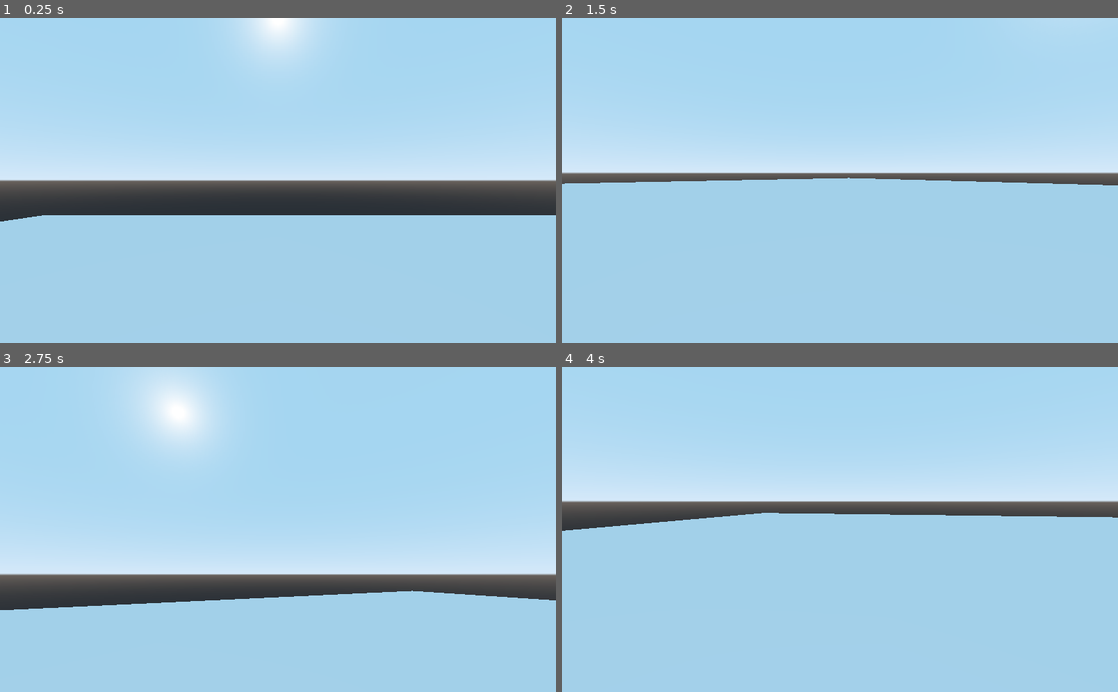
Above: before the commit, frames 1-4 (two rows, left to right).
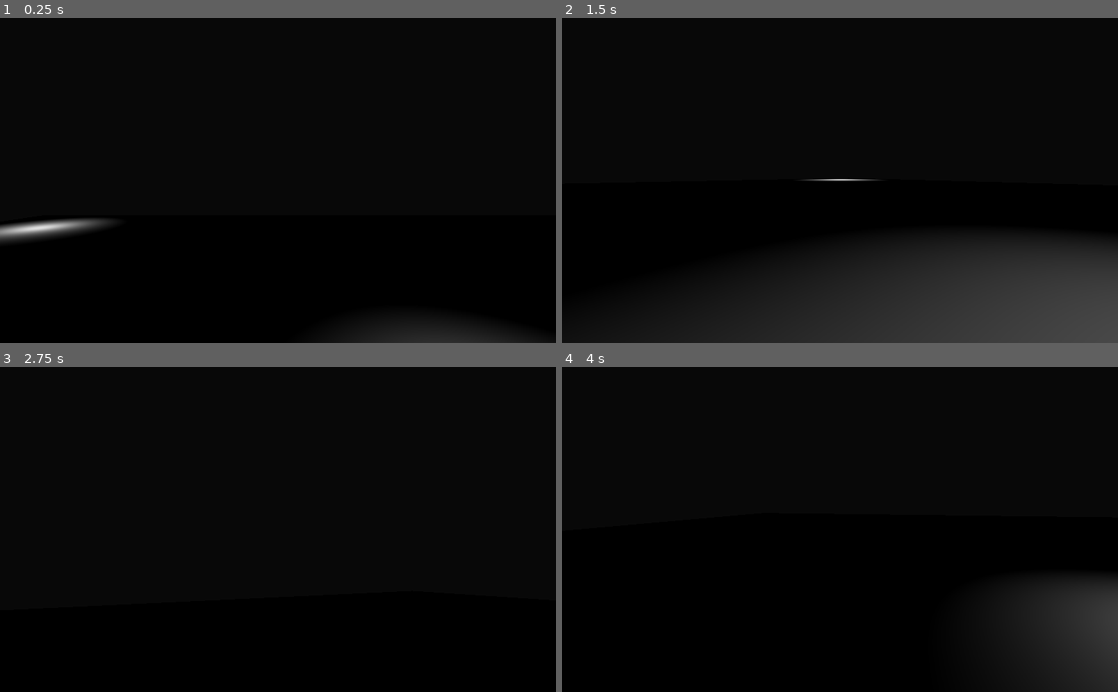
Above: after the commit, the same moments.

Repository: justicenode/jubilant-succotash
Game: Godot game, scene res://scenes/First_Level.tscn
The game is run twice, just before and just after one commit, with the same random seed, the same clock (stepped at 60 frames per second) and the same inputs.
Inputs (mouse positions are in pixels of both pictures, inside the frame that each line leads up to):
- Up to frame 1 (0.25 s): no input
- Up to frame 2 (1.5 s): move the mouse to (867, 180) at 0.52 s; hold W (player_forwards) from 0.53 s (still down); tap Shift (player_sprint) at 0.6, 1.35 s; tap Space (player_jump) at 0.77 s; move the mouse to (812, 180) at 1.27 s
- Up to frame 3 (2.75 s): keep holding W (player_forwards); tap Space (player_jump) at 1.52 s; move the mouse to (289, 523) at 2.02 s; tap Shift (player_sprint) at 2.1 s
- Up to frame 4 (4 s): keep holding W (player_forwards); move the mouse to (834, 536) at 2.77 s; tap Shift (player_sprint) at 2.85, 3.6 s; tap Space (player_jump) at 3.02, 3.77 s; tap Enter at 3.5 s; move the mouse to (878, 532) at 3.52 s

The runs differ from the first frame. In frame 1, 100% of the frame differs, in the area x 0-100%, y 0-100%; in frame 2, 100%; in frame 3, 100%; in frame 4, 100%.

Commit message:
expanded first level

Diff:
--- a/assets/player/Player.gd
+++ b/assets/player/Player.gd
@@ -78,10 +78,10 @@
 	InputMap.action_add_event("player_jump", ev)
 
 	# Ui Cancel
-	ev = InputEventKey.new()
-	ev.scancode = KEY_ESCAPE
-	InputMap.add_action("ui_cancel")
-	InputMap.action_add_event("ui_cancel", ev)
+	#ev = InputEventKey.new()
+	#ev.scancode = KEY_ESCAPE
+	#InputMap.add_action("ui_cancel")
+	#InputMap.action_add_event("ui_cancel", ev)
 	pass # Replace with function body.
 
 func handle_orientation(event : InputEventMouseMotion):
--- a/default_env.tres
+++ b/default_env.tres
@@ -3,5 +3,11 @@
 [sub_resource type="ProceduralSky" id=1]
 
 [resource]
-background_mode = 2
+background_mode = 1
 background_sky = SubResource( 1 )
+background_color = Color( 0.0313726, 0.0313726, 0.0313726, 1 )
+fog_enabled = true
+fog_color = Color( 0.501961, 0.6, 0.701961, 1 )
+fog_sun_color = Color( 1, 0.901961, 0.701961, 1 )
+fog_depth_enabled = false
+fog_depth_begin = 454.5
--- a/scenes/First_Level.tscn
+++ b/scenes/First_Level.tscn
@@ -1,6 +1,7 @@
-[gd_scene load_steps=10 format=2]
+[gd_scene load_steps=13 format=2]
 
 [ext_resource path="res://assets/models/Knife1.fbx" type="PackedScene" id=1]
+[ext_resource path="res://assets/models/Table.dae" type="PackedScene" id=2]
 [ext_resource path="res://assets/player/Player.tscn" type="PackedScene" id=3]
 
 [sub_resource type="PhysicsMaterial" id=2]
@@ -18,6 +19,11 @@
 
 [sub_resource type="BoxShape" id=7]
 extents = Vector3( 0.249589, 0.105472, 0.931404 )
+
+[sub_resource type="PhysicsMaterial" id=9]
+
+[sub_resource type="BoxShape" id=8]
+extents = Vector3( 1.92919, 0.812227, 1 )
 
 [node name="Root" type="Spatial"]
 
@@ -37,7 +43,7 @@
 transform = Transform( 1, 0, 0, 0, 1, 0, 0, 0, 1, -5.06627, 5.41258, -5 )
 
 [node name="Knife" type="RigidBody" parent="."]
-transform = Transform( 1, 3.55271e-15, 9.55343e-16, 0, 1, 0, 9.55343e-16, 3.55271e-15, 1, 1.65735, 0.42657, -6.95045 )
+transform = Transform( 1, 3.55271e-15, 9.55343e-16, 0, 1, 0, 9.55343e-16, 3.55271e-15, 1, 1.85333, 1.95978, -9.08659 )
 physics_material_override = SubResource( 6 )
 
 [node name="CollisionShape" type="CollisionShape" parent="Knife"]
@@ -47,7 +53,21 @@
 [node name="KnifeModel" parent="Knife" instance=ExtResource( 1 )]
 transform = Transform( 0.1, 0, 0, 0, -4.37114e-09, 0.1, 0, -0.1, -4.37114e-09, 0, 0, 0 )
 
-[node name="SpotLight" type="SpotLight" parent="."]
-transform = Transform( 0.707107, -0.5, 0.5, 0, 0.707107, 0.707107, -0.707107, -0.5, 0.5, 9.73089, 9.83331, -0.404917 )
-spot_range = 21.3166
-spot_angle = 12.7685
+[node name="OmniLight" type="OmniLight" parent="."]
+transform = Transform( 1, 0, 0, 0, 1, 0, 0, 0, 1, -38, 4, -37 )
+omni_range = 11.0
+
+[node name="OmniLight2" type="OmniLight" parent="."]
+transform = Transform( 1, 0, 0, 0, 1, 0, 0, 0, 1, 1.47646, 4.1842, -9.24591 )
+omni_range = 9.21426
+
+[node name="Table" type="StaticBody" parent="."]
+transform = Transform( 1, 3.55271e-15, 9.55343e-16, 0, 1, 0, 9.55343e-16, 3.55271e-15, 1, 1.85333, 1.65823, -9.08659 )
+physics_material_override = SubResource( 9 )
+
+[node name="TableModel" parent="Table" instance=ExtResource( 2 )]
+transform = Transform( 1, -3.55271e-15, -9.55343e-16, 0, 1, 0, -9.55343e-16, -3.55271e-15, 1, -0.0392275, -1.34811, -0.233926 )
+
+[node name="CollisionShape" type="CollisionShape" parent="Table"]
+transform = Transform( 1, -3.39406e-30, 8.67967e-16, 0, 1, 2.8026e-45, -8.67967e-16, 0, 1, -0.0303123, -1.08834, -0.157968 )
+shape = SubResource( 8 )
Not shown, added: assets/models/Table.dae
Not shown, added: assets/models/Table.dae.import
